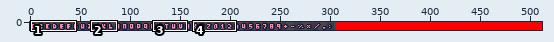
Sprite sheet, stored at src/assets/font.png. The picture above shows the old version from afar; the outline marks the close-up.
Close-up. Before the edit:
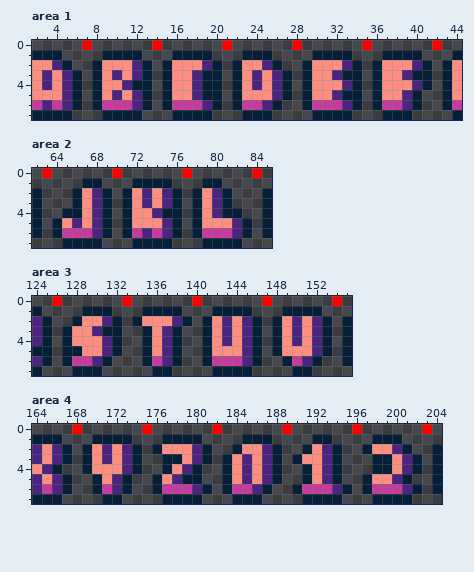
The file is 512x8 pixels. Shown: area 1: x 2..44, y 0..7; area 2: x 62..85, y 0..7; area 3: x 124..155, y 0..7; area 4: x 164..204, y 0..7. The commit also changed other parts of the picture, which this record leaves out.
Now the later version:
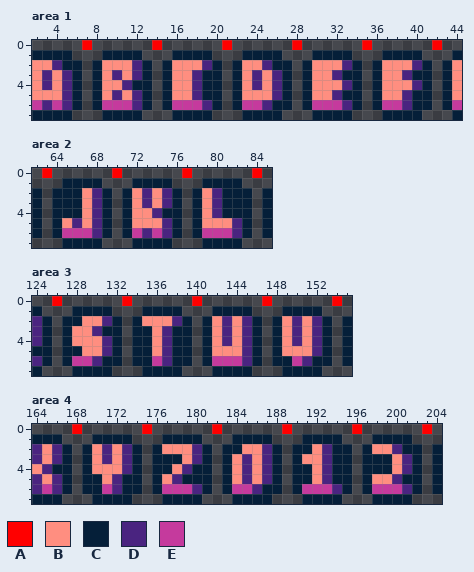
Palette (. is transparent): A #ff0000  B #ff8e80  C #051f39  D #4a2480  E #c53a9d
The edit:
Area 1:
y 1: x 5 . -> C; x 26 . -> C
y 2: x 6 . -> C; x 27 . -> C
y 5: x 41 . -> C
y 6: x 27 . -> C; x 41 . -> C
y 7: x 26 . -> C; x 40 . -> C
Area 2:
y 1: x 65..66 .. -> CC; x 81..82 .. -> CC
y 2..3: x 64..65 .. -> CC; x 82..83 .. -> CC
y 4: x 64 . -> C; x 83 . -> C
Area 3:
y 1: x 128 . -> C
y 2: x 127 . -> C
y 3..5: x 134 . -> C; x 139 . -> C
y 6: x 132 . -> C; x 134 . -> C; x 139 . -> C; x 148 . -> C; x 153 . -> C
y 7: x 131 . -> C; x 135 . -> C; x 138 . -> C; x 149 . -> C; x 152 . -> C
Area 4:
y 1: x 184 . -> C; x 191 . -> C; x 194 . -> C; x 201 . -> C
y 2: x 183 . -> C; x 190 . -> C; x 195 . -> C; x 202 . -> C
y 3: x 176 . -> C; x 195 . -> C; x 197 . -> C
y 4: x 167 . -> C; x 176 . -> C; x 181 . -> C; x 190 . -> C; x 195 . -> C; x 197 . -> C
y 5: x 169 . -> C; x 174 . -> C; x 181 . -> C; x 190 . -> C; x 195 . -> C; x 202 . -> C
y 6: x 169 . -> C; x 174 . -> C; x 188 . -> C
y 7: x 170 . -> C; x 173 . -> C; x 187 . -> C
